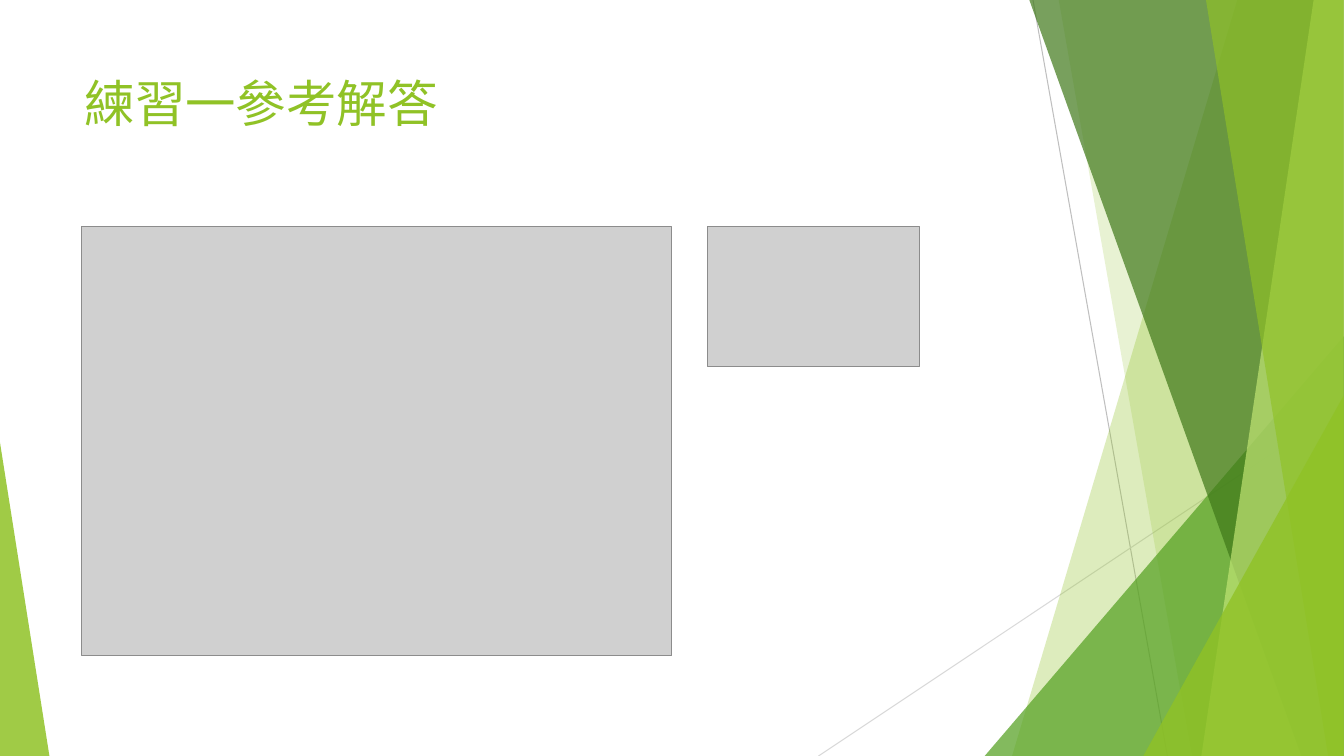
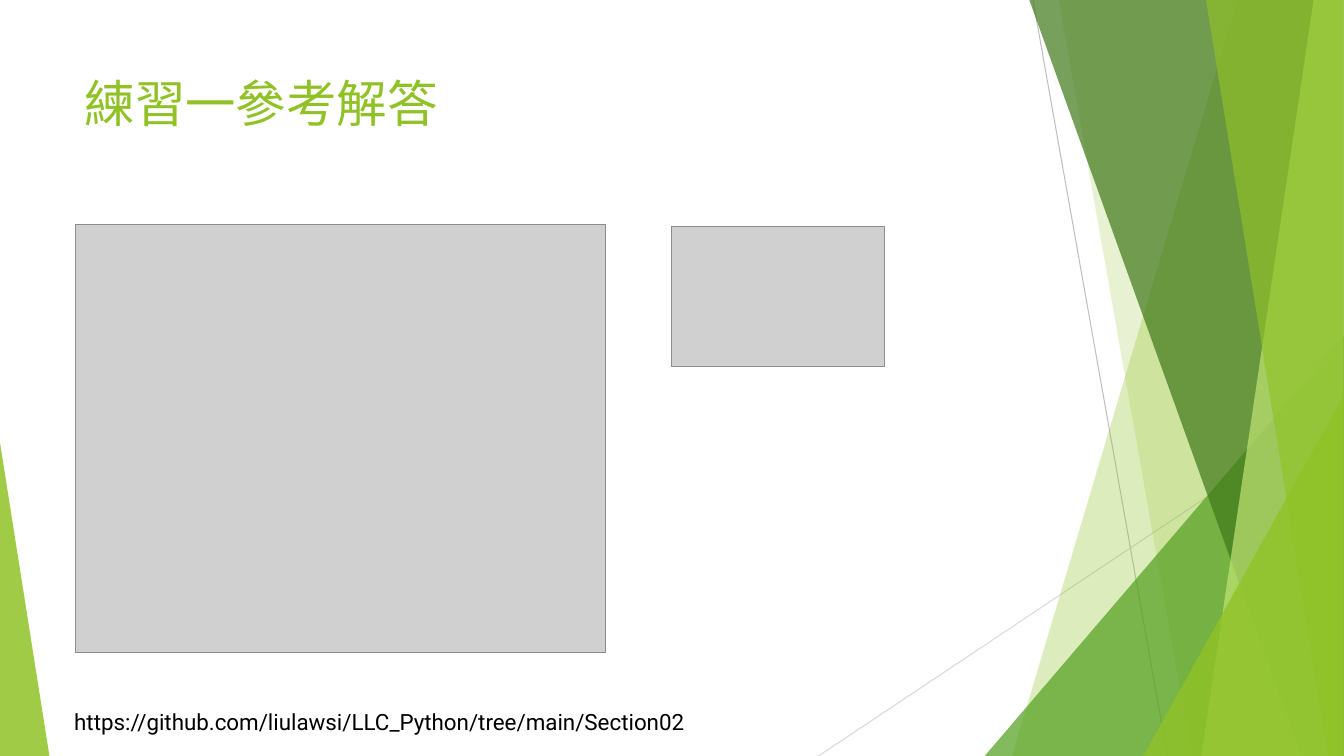
Before and after one commit to liulawsi/My_PPTs, a slide deck: slide 7 of LCC/Python/02_程式語言基本法.pptx. Drawn at 1344x756 pixels with LibreOffice and Linux fonts; fonts in the diff are those of the drawing; grey boxes stand for pictures; background and template pictures are left out. Boxes give left, top, right and bottom in pixels: in the first picture for what was removed or moved away, otherwise in the second. Text is boxed around its words. In the diff, an @@ line names an element or a change of style, - is before the commit and + after.

```diff
--- a/LCC/Python/02_程式語言基本法.pptx
+++ b/LCC/Python/02_程式語言基本法.pptx
@@ picture: place and size @@
-picture at bbox=[82, 227, 671, 656]
+picture at bbox=[76, 225, 605, 653]
@@ picture: place and size @@
-picture at bbox=[708, 227, 921, 367]
+picture at bbox=[673, 227, 885, 367]
@@ text added at bbox=[74, 713, 684, 735], 16 pt, text #000000 @@
+https://github.com/liulawsi/LLC_Python/tree/main/Section02
```
Also in this commit, not shown: 8 other slides changed, 3 other files.
